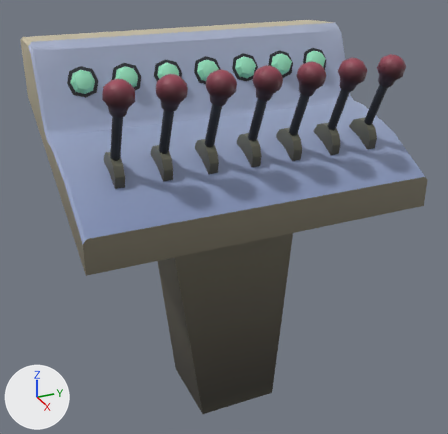
The FBX model Isolated Control/Assets/Meshes/SM_console.fbx: old version first, new version second.
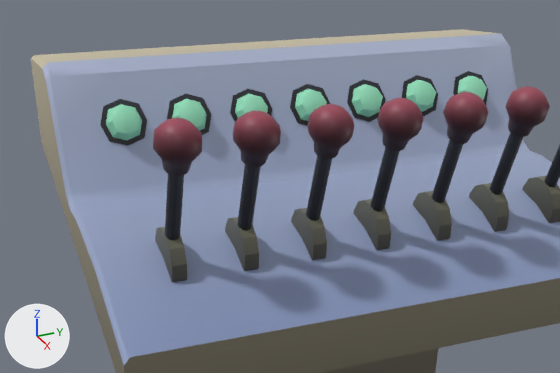
There are two pictures of each version: one whole from a 50 mm lens placed at (1.655, -0.659, 1.608), pointed at (-0.161, 0.158, 0.7), one close up on the part from 0% to 84% of the width and 0% to 58% of the height. The axes (+X, +Y, +Z) are drawn at lower left. The lights are the same throughout. Where no turn or scale is listed for an object, it has been applied to the vertices.

The scene before the commit, as lines of its bpy script (objects in view):
```python
ob_bulb = bpy.data.objects.new('bulb', me_mesh_008)
ob_bulb.location = (-0.264, -0.271, 1.193)
ob_bulb_001 = bpy.data.objects.new('bulb.001', me_mesh_010)
ob_bulb_001.location = (-0.264, -0.132, 1.193)
ob_bulb_002 = bpy.data.objects.new('bulb.002', me_mesh_012)
ob_bulb_002.location = (-0.264, 0.006, 1.193)
ob_bulb_003 = bpy.data.objects.new('bulb.003', me_mesh_014)
ob_bulb_003.location = (-0.264, 0.144, 1.193)
ob_bulb_004 = bpy.data.objects.new('bulb.004', me_mesh_016)
ob_bulb_004.location = (-0.264, 0.282, 1.193)
ob_bulb_005 = bpy.data.objects.new('bulb.005', me_mesh_018)
ob_bulb_005.location = (-0.264, 0.421, 1.193)
ob_bulb_006 = bpy.data.objects.new('bulb.006', me_mesh_020)
ob_bulb_006.location = (-0.264, 0.559, 1.193)
ob_rim = bpy.data.objects.new('rim', me_mesh_009)
ob_rim.location = (-0.264, -0.271, 1.193)
# also in view: 'handle1' at (0.096, -0.271, 1.114); 'handle6' at (0.096, 0.421, 1.114); 'handle3' at (0.096, 0.006, 1.114); 'handle4' at (0.096, 0.144, 1.114); 'handle2' at (0.096, -0.132, 1.114)
```
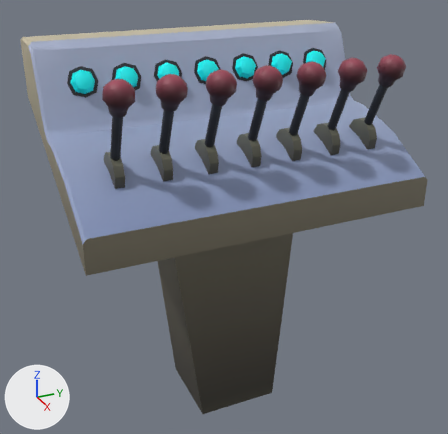
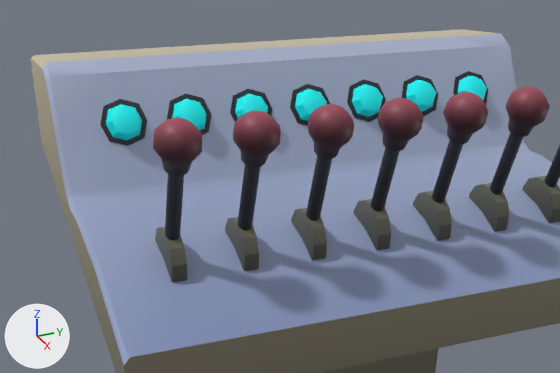
The edits, one by one:
Material 'M_light' (mat_m_light) is new.
Its base color is (0.0, 1.0, 1.0) (cyan #00ffff).
Its roughness is 0.553.
me_mesh_018 has 18 vertices, 20 faces and spans x -0.0124..0.0374, y -0.0375..0.0375, z -0.0338..0.0374.
me_mesh_018 no longer uses material mat_m_base (picture img_basecolour__tga).
me_mesh_018 now uses material mat_m_light (cyan #00ffff).
me_mesh_016 has 18 vertices, 20 faces and spans x -0.0124..0.0374, y -0.0375..0.0375, z -0.0338..0.0374.
me_mesh_016 no longer uses material mat_m_base (picture img_basecolour__tga).
me_mesh_016 now uses material mat_m_light (cyan #00ffff).
me_mesh_020 has 18 vertices, 20 faces and spans x -0.0124..0.0374, y -0.0375..0.0375, z -0.0338..0.0374.
me_mesh_020 no longer uses material mat_m_base (picture img_basecolour__tga).
me_mesh_020 now uses material mat_m_light (cyan #00ffff).
me_mesh_010 has 18 vertices, 20 faces and spans x -0.0124..0.0374, y -0.0375..0.0375, z -0.0338..0.0374.
me_mesh_010 no longer uses material mat_m_base (picture img_basecolour__tga).
me_mesh_010 now uses material mat_m_light (cyan #00ffff).
me_mesh_014 has 18 vertices, 20 faces and spans x -0.0124..0.0374, y -0.0375..0.0375, z -0.0338..0.0374.
me_mesh_014 no longer uses material mat_m_base (picture img_basecolour__tga).
me_mesh_014 now uses material mat_m_light (cyan #00ffff).
me_mesh_008 has 18 vertices, 20 faces and spans x -0.0124..0.0374, y -0.0375..0.0375, z -0.0338..0.0374.
me_mesh_008 no longer uses material mat_m_base (picture img_basecolour__tga).
me_mesh_008 now uses material mat_m_light (cyan #00ffff).
me_mesh_012 has 18 vertices, 20 faces and spans x -0.0124..0.0374, y -0.0375..0.0375, z -0.0338..0.0374.
me_mesh_012 no longer uses material mat_m_base (picture img_basecolour__tga).
me_mesh_012 now uses material mat_m_light (cyan #00ffff).

Pixel boxes [x1, y1, x2, y2] of what changed, in the close-ups (560 x 373 px):
'bulb', recoloured (green to cyan): [106, 104, 142, 140] in both
'bulb.004', recoloured (green to cyan): [352, 84, 383, 117] in both
'bulb.001', recoloured (green to cyan): [172, 99, 207, 131] in both
'bulb.005', recoloured (green to cyan): [406, 80, 436, 112] in both
'bulb.003', recoloured (green to cyan): [295, 89, 327, 121] in both
'bulb.002', recoloured (green to cyan): [235, 94, 268, 118] in both
'bulb.006', recoloured (green to cyan): [458, 76, 487, 100] in both
